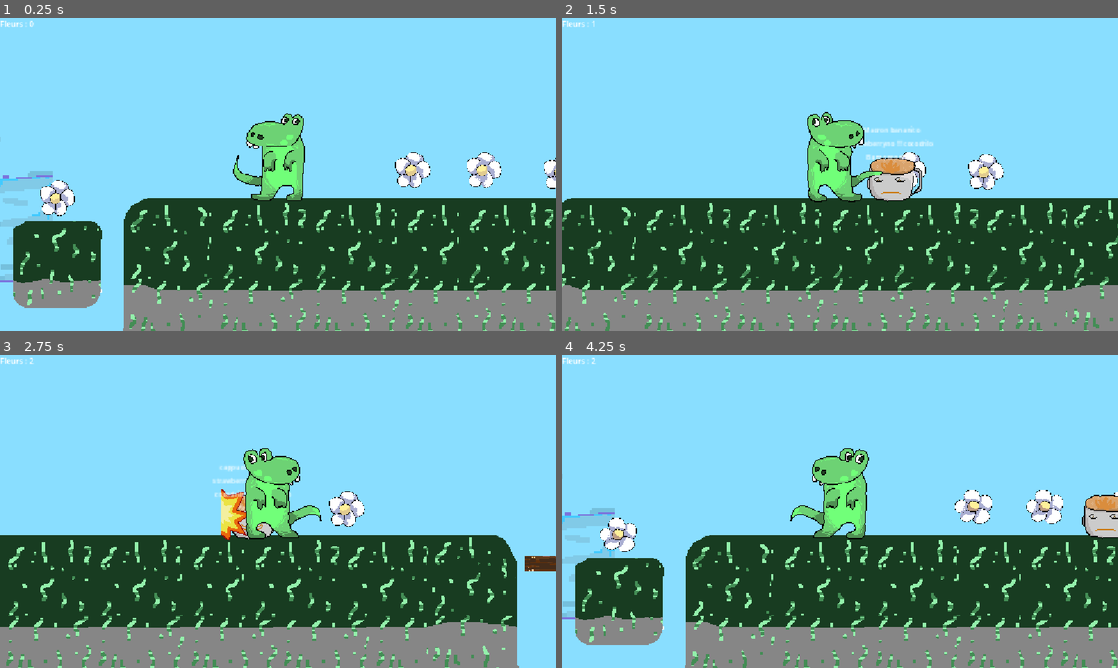
Above: before the commit, frames 1-4 (two rows, left to right).
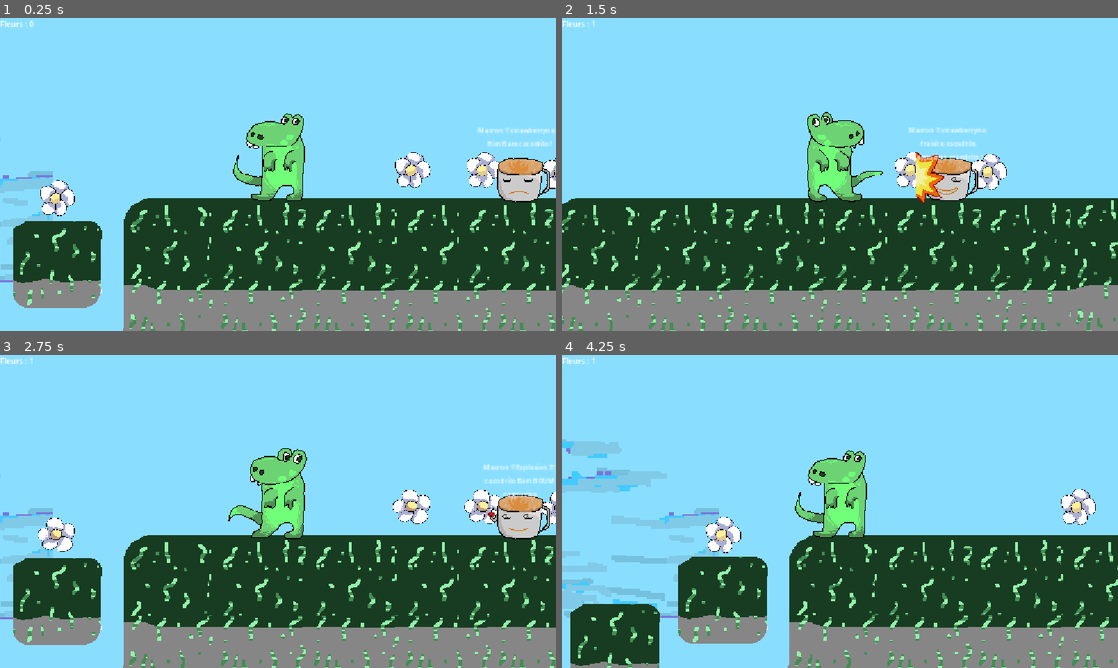
Above: after the commit, the same moments.

Repository: Tchetchouille/Chaos-Jam
Game: Godot game, scene res://platformer/main(mei).tscn
Two runs of this game, one before a commit and one after it. Both use one fixed random seed, a clock stepped at 60 frames per second and the inputs below. This scene is started directly instead of the project's main scene.
Inputs (mouse positions are in pixels of both pictures, inside the frame that each line leads up to):
- Up to frame 1 (0.25 s): no input
- Up to frame 2 (1.5 s): tap Enter (ui_accept) at 0.5, 0.77 s; move the mouse to (595, 33) at 0.52 s; hold V 0.53-1.28 s; hold Right (ui_right) from 0.53 s (still down); click (595, 33) at 0.67 s; move the mouse to (728, 190) at 1.27 s; tap V at 1.35 s
- Up to frame 3 (2.75 s): tap Enter (ui_accept) at 1.52 s; release Right (ui_right) at 2 s; click (44, 655) at 2 s, where only the run after the commit has a clickable "Go !"
- Up to frame 4 (4.25 s): move the mouse to (895, 442) at 2.77 s; hold Left (ui_left) 2.78-3.5 s; hold V 2.78-3.5 s; click (606, 655) at 3.5 s, where only the run before the commit has a clickable "Go !"

The runs differ from the first frame. In frame 1, 1.4% of the frame differs, in the area x 86-100%, y 34-60%; in frame 2, 11%; in frame 3, 21%, in the area x 0-100%, y 0-100%; in frame 4, 20%.

Commit message:
added some ennemies

Diff:
--- a/chaos-aaaaaaaaaaaaaaaaaaaah/capuccino.tscn
+++ b/chaos-aaaaaaaaaaaaaaaaaaaah/capuccino.tscn
@@ -95,6 +95,7 @@
 frame_progress = 0.713899
 
 [node name="Area2D" type="Area2D" parent="." unique_id=2056966220]
+collision_mask = 255
 
 [node name="CollisionShape2D" type="CollisionShape2D" parent="Area2D" unique_id=2133864519]
 position = Vector2(1, 6.5)
--- a/chaos-aaaaaaaaaaaaaaaaaaaah/ennemies/assassin.gd
+++ b/chaos-aaaaaaaaaaaaaaaaaaaah/ennemies/assassin.gd
@@ -4,7 +4,7 @@
 @export var pursuing_speed = 120
 @onready var LeftRay = $"Node2D/LeftRay"
 @onready var RightRay = $"Node2D/RightRay"
-@onready var target = $"../Player"
+@onready var target = $"../../Player"
 var alive = true
 # Called when the node enters the scene tree for the first time.
 func _ready() -> void:
--- a/chaos-aaaaaaaaaaaaaaaaaaaah/ennemies/assassin.tscn
+++ b/chaos-aaaaaaaaaaaaaaaaaaaah/ennemies/assassin.tscn
@@ -64,12 +64,13 @@
 }]
 
 [sub_resource type="CapsuleShape2D" id="CapsuleShape2D_aitq5"]
-height = 76.0
+height = 35.0
 
 [node name="Assassin" type="CharacterBody2D" unique_id=1491313463]
 script = ExtResource("1_aitq5")
 
 [node name="Killzone" parent="." unique_id=822059160 instance=ExtResource("1_6xbjy")]
+collision_layer = 5
 can_kill = false
 
 [node name="CollisionShape2D2" type="CollisionShape2D" parent="Killzone" unique_id=932463723]
@@ -94,7 +95,7 @@
 autowrap_mode = 2
 
 [node name="CollisionShape2D" type="CollisionShape2D" parent="." unique_id=476556127]
-position = Vector2(0, 6)
+position = Vector2(0, 26)
 shape = SubResource("CapsuleShape2D_aitq5")
 
 [node name="Timer" type="Timer" parent="." unique_id=1866385239]
--- a/chaos-aaaaaaaaaaaaaaaaaaaah/ennemies/capuccino_ennemy.gd
+++ b/chaos-aaaaaaaaaaaaaaaaaaaah/ennemies/capuccino_ennemy.gd
@@ -4,7 +4,7 @@
 @export var pursuing_speed = 150
 @onready var LeftRay = $"Node2D/LeftRay"
 @onready var RightRay = $"Node2D/RightRay"
-@onready var target = $"../Player"
+@onready var target = $"../../Player"
 var alive = true
 # Called when the node enters the scene tree for the first time.
 func _ready() -> void:
--- a/chaos-aaaaaaaaaaaaaaaaaaaah/ennemies/capuccino_ennemy.tscn
+++ b/chaos-aaaaaaaaaaaaaaaaaaaah/ennemies/capuccino_ennemy.tscn
@@ -103,11 +103,13 @@
 
 [node name="Capuccino" type="CharacterBody2D" unique_id=1427683859]
 collision_layer = 4
+collision_mask = 5
 script = ExtResource("1_afp6r")
 
 [node name="Killzone" parent="." unique_id=187212802 instance=ExtResource("2_xchan")]
 position = Vector2(1, 6.5)
 collision_layer = 4
+collision_mask = 255
 can_kill = false
 
 [node name="CollisionShape2D2" type="CollisionShape2D" parent="Killzone" unique_id=2133864519]
--- a/chaos-aaaaaaaaaaaaaaaaaaaah/platformer/main(mei).tscn
+++ b/chaos-aaaaaaaaaaaaaaaaaaaah/platformer/main(mei).tscn
@@ -15,10 +15,11 @@
 [ext_resource type="Texture2D" uid="uid://nv4a62qq232h" path="res://assets/éléments autres/cloud1.png" id="11_h81ds"]
 [ext_resource type="Texture2D" uid="uid://v6ihgnr5njat" path="res://assets/éléments autres/cloud2.png" id="12_fkwi2"]
 [ext_resource type="Texture2D" uid="uid://bqklacdeq8egw" path="res://assets/éléments autres/cloud3.png" id="13_fkwi2"]
-[ext_resource type="Script" path="res://platformer/currency_display.gd" id="16_m5x68"]
+[ext_resource type="Script" uid="uid://8jpj6bs0rklr" path="res://platformer/currency_display.gd" id="16_m5x68"]
 [ext_resource type="Texture2D" uid="uid://bp5kv6vkwage" path="res://assets/éléments autres/fish_2.png" id="16_ttkid"]
 [ext_resource type="Texture2D" uid="uid://cax77acvx1wet" path="res://assets/éléments autres/fish_1.png" id="17_23pxe"]
 [ext_resource type="Texture2D" uid="uid://b57hodlknk4nt" path="res://assets/éléments autres/fish_3.png" id="18_cya7w"]
+[ext_resource type="PackedScene" uid="uid://dqu6vlihttwi4" path="res://ennemies/assassin.tscn" id="20_cya7w"]
 
 [sub_resource type="TileSetAtlasSource" id="TileSetAtlasSource_kjevp"]
 texture = ExtResource("2_ife05")
@@ -4828,9 +4829,6 @@
 [node name="flower170" parent="flowers" unique_id=460495699 instance=ExtResource("8_m5x68")]
 position = Vector2(5475, 1555)
 
-[node name="Capuccino" parent="." unique_id=1427683859 instance=ExtResource("9_4l00c")]
-position = Vector2(370, -15)
-
 [node name="backgroud2" type="Node" parent="." unique_id=1025568914]
 
 [node name="backgroud" type="TileMap" parent="backgroud2" unique_id=1320018840]
@@ -5036,3 +5034,30 @@
 offset_bottom = 63.0
 text = "Fleurs : 0"
 script = ExtResource("16_m5x68")
+
+[node name="Ennemies" type="Node2D" parent="." unique_id=2089517198]
+position = Vector2(247, -14)
+
+[node name="Assassin" parent="Ennemies" unique_id=1491313463 instance=ExtResource("20_cya7w")]
+position = Vector2(-1540, 1084)
+collision_layer = 5
+collision_mask = 5
+
+[node name="Assassin2" parent="Ennemies" unique_id=1308091053 instance=ExtResource("20_cya7w")]
+position = Vector2(-2780, 1170)
+collision_layer = 5
+collision_mask = 5
+
+[node name="Capuccino" parent="Ennemies" unique_id=1427683859 instance=ExtResource("9_4l00c")]
+
+[node name="Capuccino2" parent="Ennemies" unique_id=102510504 instance=ExtResource("9_4l00c")]
+position = Vector2(606, 520)
+
+[node name="Capuccino3" parent="Ennemies" unique_id=1712562308 instance=ExtResource("9_4l00c")]
+position = Vector2(-528, 509)
+
+[node name="Capuccino4" parent="Ennemies" unique_id=913310593 instance=ExtResource("9_4l00c")]
+position = Vector2(5439, 1983)
+
+[node name="Capuccino5" parent="Ennemies" unique_id=498645594 instance=ExtResource("9_4l00c")]
+position = Vector2(2860, 293)
Not shown: 1 places in chaos-aaaaaaaaaaaaaaaaaaaah/capuccino.tscn that only renumber resources
Not shown: 1 places in chaos-aaaaaaaaaaaaaaaaaaaah/platformer/main(mei).tscn that only renumber resources
